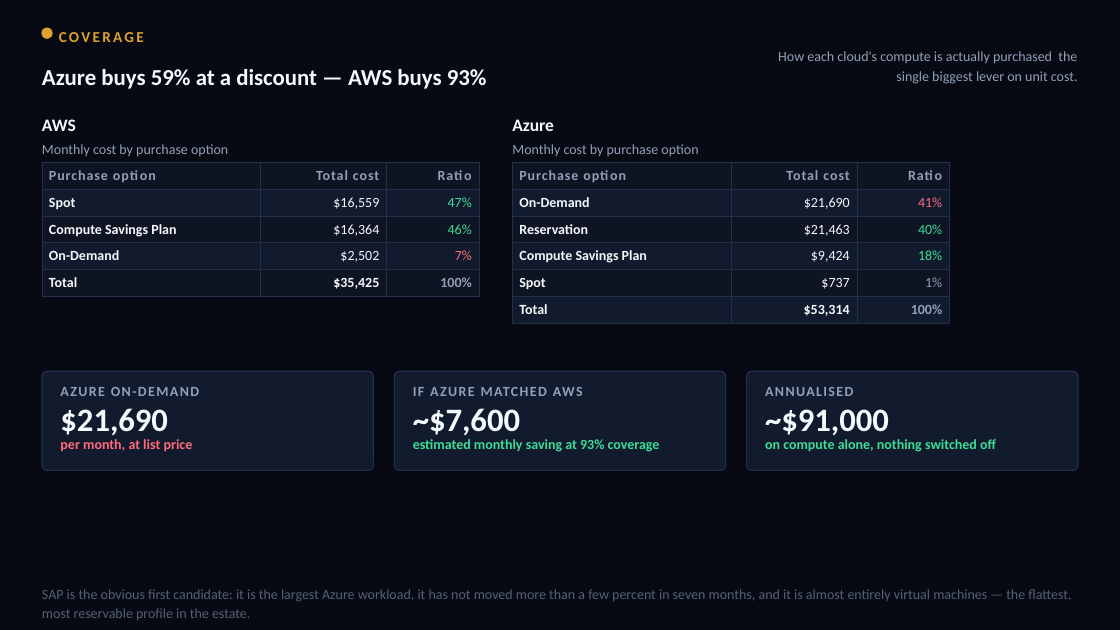
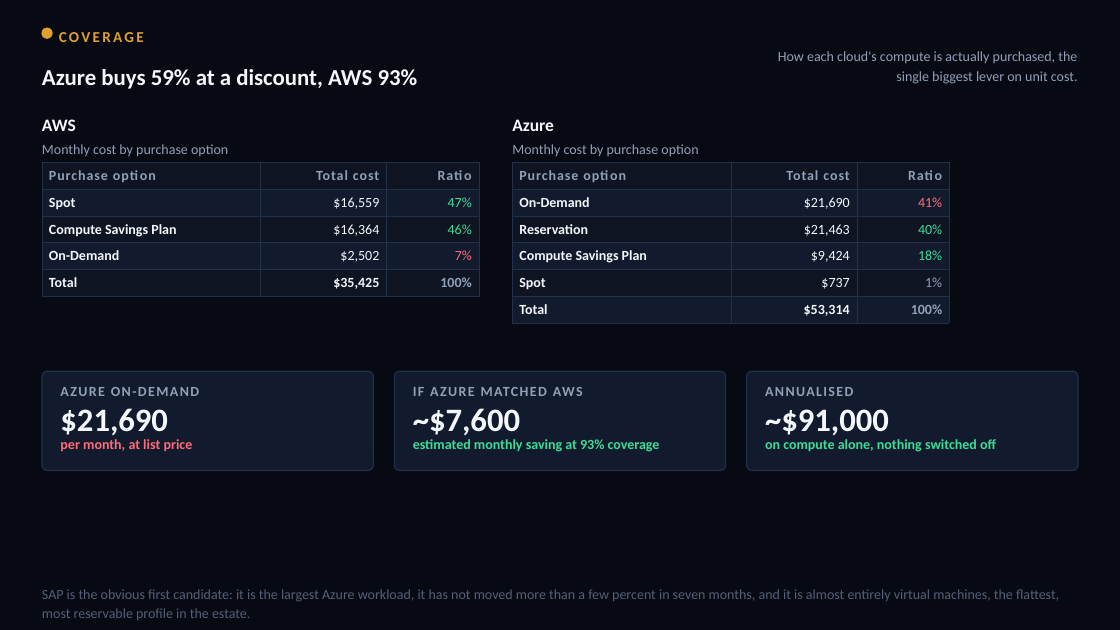
Before and after one commit to arielga5-code/Finops, a slide deck: slide 25 of deck/Harel_Cloud_Cost_CIO_Final.pptx. Drawn at 1120x630 pixels with LibreOffice and Linux fonts; fonts in the diff are those of the drawing. Boxes give left, top, right and bottom in pixels: in the first picture for what was removed or moved away, otherwise in the second. Text is boxed around its words. In the diff, an @@ line names an element or a change of style, - is before the commit and + after.

```diff
--- a/deck/Harel_Cloud_Cost_CIO_Final.pptx
+++ b/deck/Harel_Cloud_Cost_CIO_Final.pptx
@@ text at <box>778,51,1078,84</box>: text changed @@
-How each cloud's compute is actually purchased the single biggest lever on unit cost.
+How each cloud's compute is actually purchased, the single biggest lever on unit cost.
@@ text at <box>42,69,418,89</box>: text changed @@
-Azure buys 59% at a discount — AWS buys 93%
+Azure buys 59% at a discount, AWS 93%
@@ text at <box>42,589,1059,620</box>: text changed @@
-SAP is the obvious first candidate: it is the largest Azure workload, it has not moved more than a few percent in seven months, and it is almost entirely virtual machines — the flattest, most reservable profile in the estate.
+SAP is the obvious first candidate: it is the largest Azure workload, it has not moved more than a few percent in seven months, and it is almost entirely virtual machines, the flattest, most reservable profile in the estate.
```
Also in this commit, not shown: 32 other slides changed, 1 slide removed, 6 other files.
